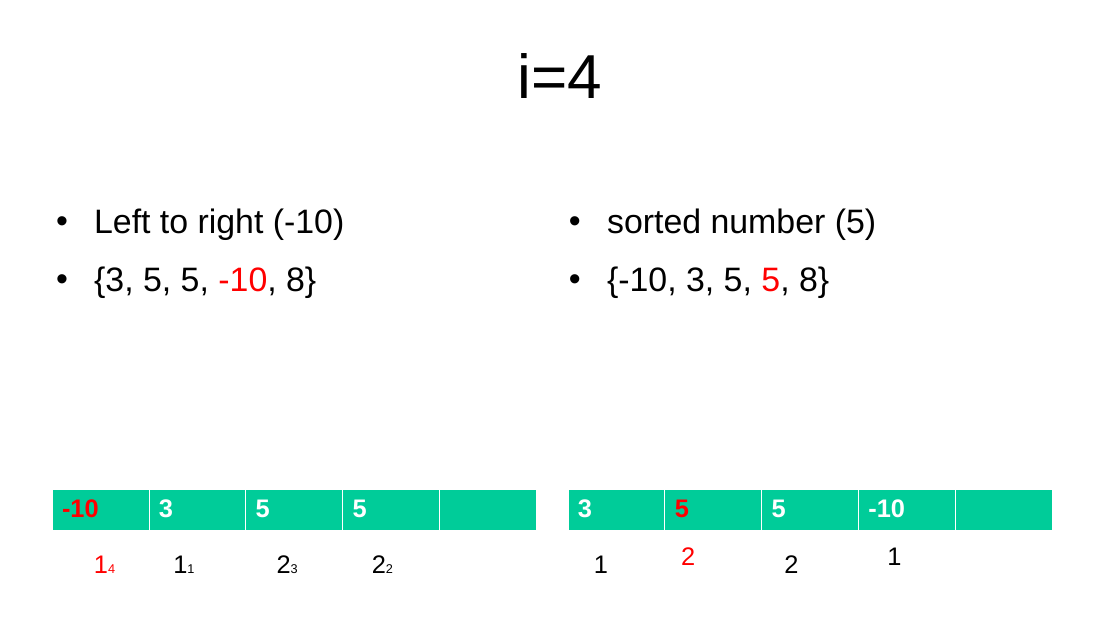
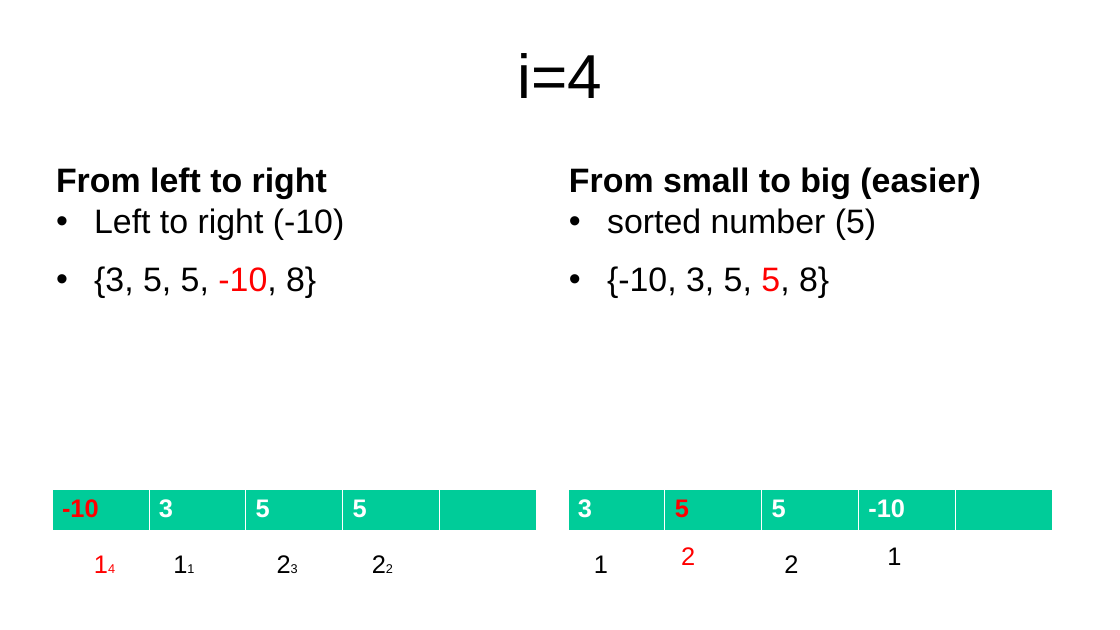
Before and after one commit to kindaichinisan/CompetitiveProgramming, a slide deck: slide 48 of MyCode/competitive_programming.ppt. Drawn at 1120x630 pixels with LibreOffice and Linux fonts; fonts in the diff are those of the drawing. Boxes give left, top, right and bottom in pixels: in the first picture for what was removed or moved away, otherwise in the second. Text is boxed around its words. In the diff, an @@ line names an element or a change of style, - is before the commit and + after.

```diff
--- a/MyCode/competitive_programming.ppt
+++ b/MyCode/competitive_programming.ppt
@@ text added at (x1=56, y1=167, x2=327, y2=199), 24 pt, text #000000, bold @@
+From left to right
@@ text added at (x1=569, y1=167, x2=980, y2=199), 24 pt, text #000000, bold @@
+From small to big (easier)
```
Also in this commit, not shown: 9 other slides changed, 1 slide added, 1 other file.
